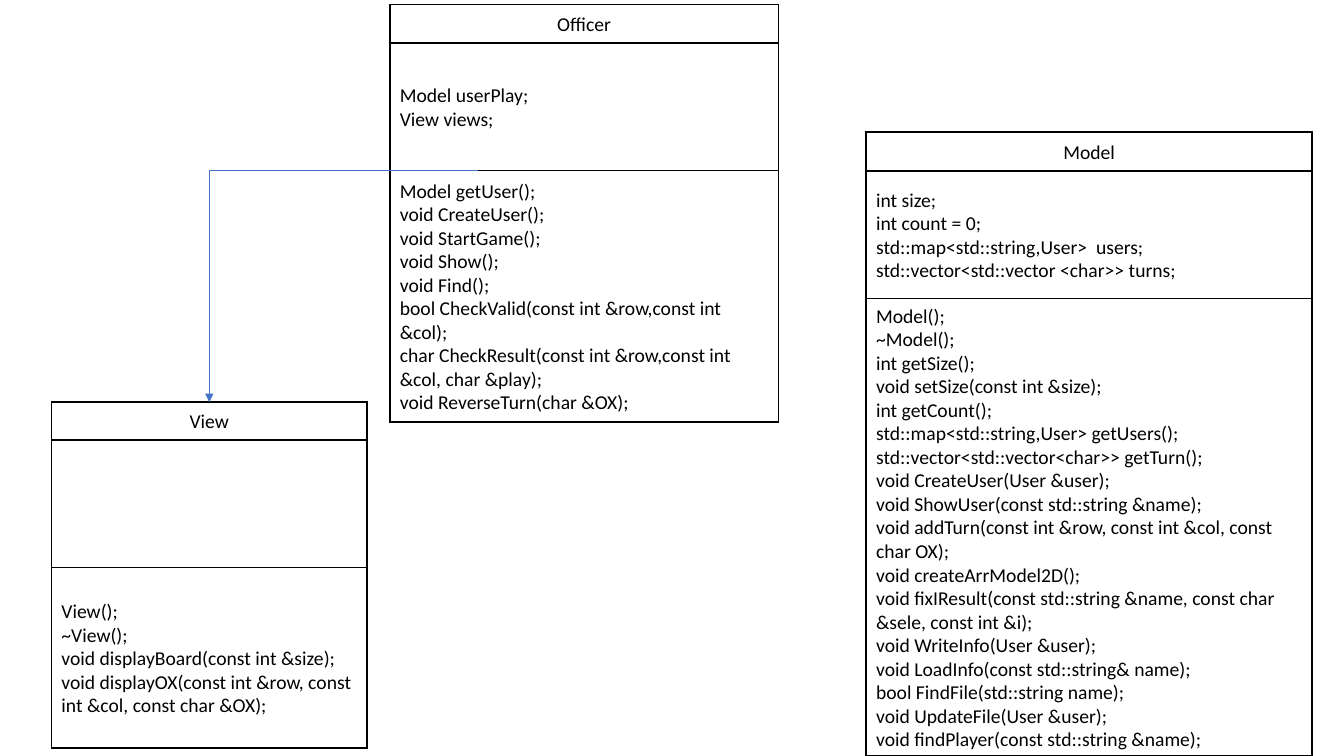
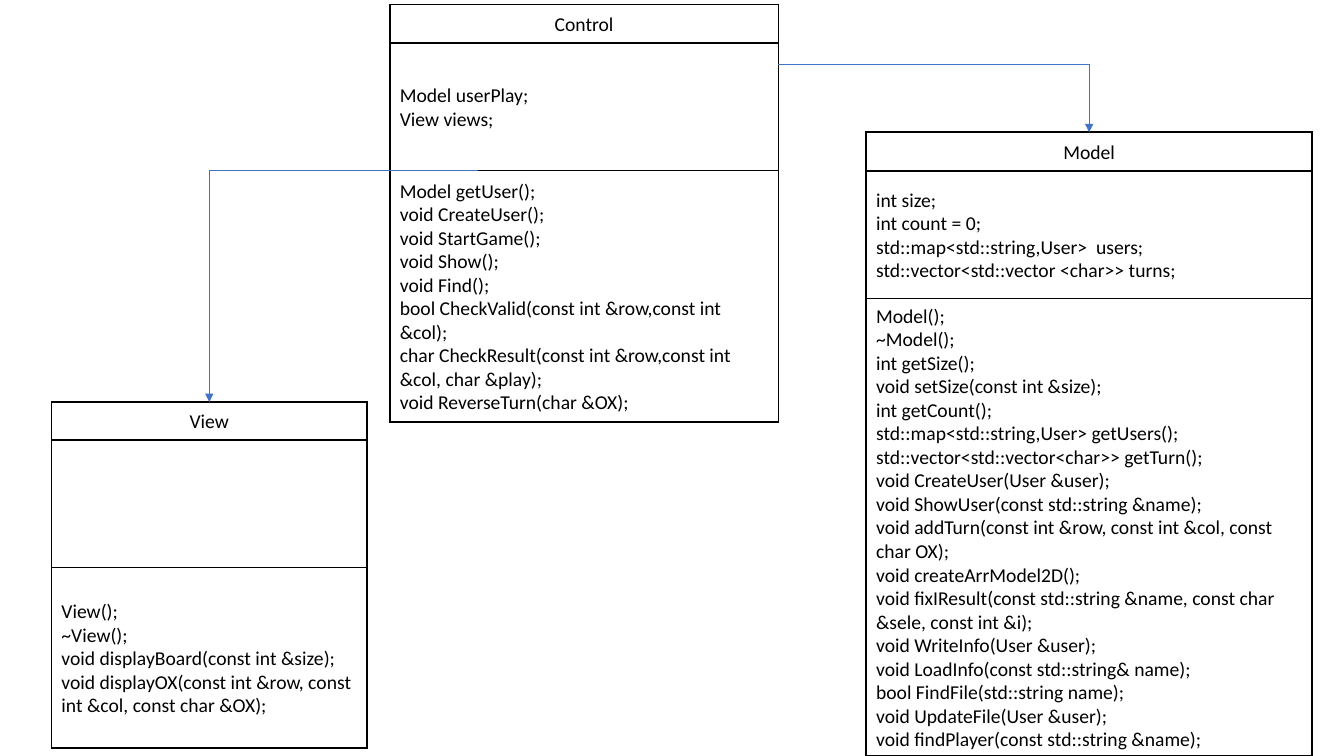
Before and after one commit to NT-Dat/BaiTapOOP, a slide deck: slide 1 of Game_Caro/Presentation1.pptx. Drawn at 1344x756 pixels with LibreOffice and Linux fonts; fonts in the diff are those of the drawing. Boxes give left, top, right and bottom in pixels: in the first picture for what was removed or moved away, otherwise in the second. Text is boxed around its words. In the diff, an @@ line names an element or a change of style, - is before the commit and + after.

```diff
--- a/Game_Caro/Presentation1.pptx
+++ b/Game_Caro/Presentation1.pptx
@@ text in rectangle at (x1=555, y1=17, x2=614, y2=31): text changed @@
-Officer
+Control
@@ elbow arrow added from (778, 65) to (1090, 132), #4472C4 0.5 pt @@
```
Also in this commit, not shown: 1 slide added, 1 slide removed, 9 other files.
